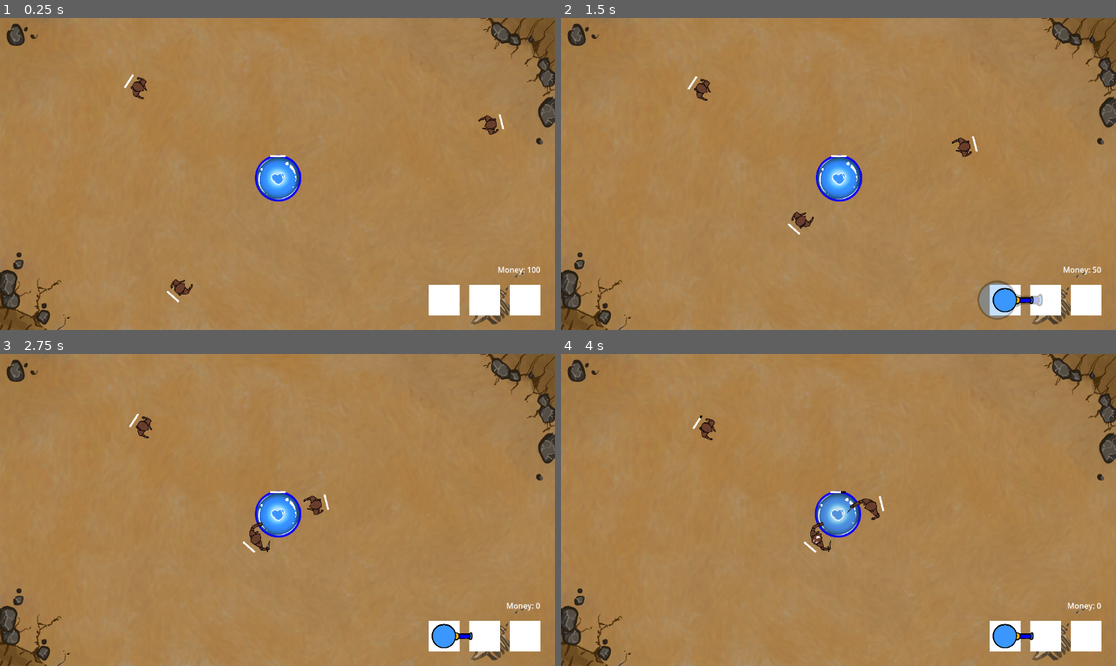
Above: before the commit, frames 1-4 (two rows, left to right).
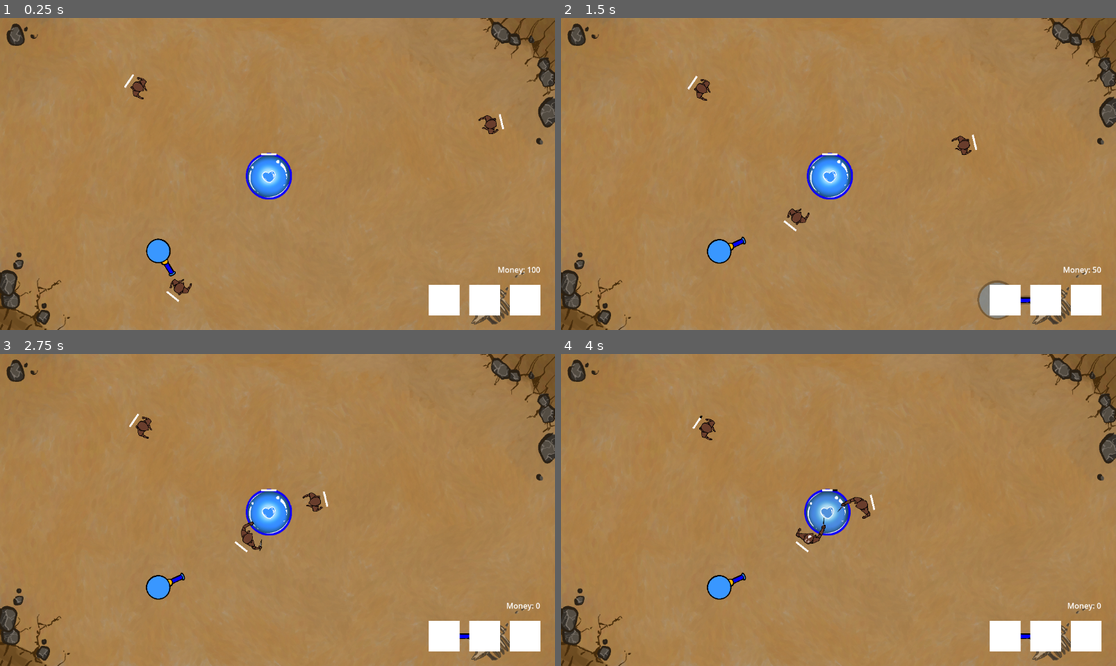
Above: after the commit, the same moments.

Repository: PNP-Gamejam/ggj2025-bubbles
Game: Godot game, scene res://main.tscn
The game is run twice, just before and just after one commit, with the same random seed, the same clock (stepped at 60 frames per second) and the same inputs.
Inputs (mouse positions are in pixels of both pictures, inside the frame that each line leads up to):
- Up to frame 1 (0.25 s): no input
- Up to frame 2 (1.5 s): click (1005, 298) at 0.5 s; click (1005, 298) at 1.25 s
- Up to frame 3 (2.75 s): click (444, 634) at 2 s
- Up to frame 4 (4 s): move the mouse to (705, 425) at 2.77 s; click (705, 425) at 2.85 s; move the mouse to (816, 538) at 3.52 s; click (816, 538) at 3.6 s

The runs differ from the first frame. In frame 1, 1.6% of the frame differs, in the area x 22-91%, y 18-92%; in frame 2, 2.3%, in the area x 22-87%, y 18-96%; in frame 3, 2.2%; in frame 4, 2.3%.

Commit message:
game over mechanic

Diff:
--- a/attacker.gd
+++ b/attacker.gd
@@ -21,6 +21,7 @@
 		return
 
 var _current_target: Attackable = null
+var _reset_target_callable: Callable = func(): pass
 @onready var _attack_timer: Timer = $AttackTimer
 
 
@@ -41,14 +42,15 @@
 	if area is Attackable:
 		_current_target = area
 		_attack_timer.start()
-		area.died.connect(func (): _current_target = null)
+		_reset_target_callable = func(): _current_target = null
+		area.died.connect(_reset_target_callable)
 
 
 func _on_area_exited(area: Area2D):
 	if area is not Attackable: return
 	area = area as Attackable
-	if area == current_target:
+	if area == _current_target:
 		_current_target = null
 		_attack_timer.stop()
-		for connection in area.died.get_connections():
-			area.died.disconnect(connection["callable"])
+		area.died.disconnect(_reset_target_callable)
+		_reset_target_callable = func(): pass
--- a/base.gd
+++ b/base.gd
@@ -1,4 +1,7 @@
+class_name Base
 extends Node2D
+
+signal died
 
 @export var hp := 10
 @onready var _attackable: Attackable = $Attackable
@@ -6,7 +9,9 @@
 
 func _ready() -> void:
 	_attackable.max_hp = hp
-	_attackable.died.connect(func(): print("game_over"))
+	_attackable.died.connect(func():
+		died.emit()
+	)
 	_attackable.hp_changed.connect(func():
 		if _attackable.hp > 0:
 			_shake()
@@ -14,12 +19,12 @@
 	)
 
 func _shake():
-	var origin = global_position
+	var origin = animated_sprite.position
 	var tween = get_tree().create_tween()
 	tween.tween_method(func(t):
-		global_position = origin + \
+		animated_sprite.position = origin + \
 			10 * pow(2, -.1*t) * sin(t)  * Vector2.RIGHT,
-		0, 10*PI, .5
+		0, 10 * PI, .5
 	)
-	tween.tween_callback(func(): global_position = origin)
+	tween.tween_callback(func(): animated_sprite.position = Vector2.ZERO)
 	tween.play()
--- a/main.gd
+++ b/main.gd
@@ -6,9 +6,14 @@
 
 var money := 100
 
+@onready var base: Base = $Base
 @onready var placeholder: Sprite2D = %Placeholder
+
 @onready var sentry_button: TextureButton = %SentryButton
 @onready var money_label: Label = %MoneyLabel
+@onready var game_over_panel: Panel = %GameOverPanel
+@onready var retry_button: Button = %RetryButton
+@onready var main_menu_button: Button = %MainMenuButton
 
 var on_click := func(): pass
 
@@ -21,7 +26,12 @@
 			placeholder.offset = Vector2(30, 0)
 			on_click = buy_and_place_sentry
 	)
-
+	base.died.connect(func():
+		GlobalBus.game_over.emit()
+		game_over_panel.show()
+	)
+	main_menu_button.pressed.connect(func(): get_tree().change_scene_to_file("res://main_menu/main.tscn"))
+	retry_button.pressed.connect(func(): get_tree().reload_current_scene())
 
 func _input(event: InputEvent) -> void:
 	if event.is_action_pressed("place_sentry"):
--- a/main.tscn
+++ b/main.tscn
@@ -1,10 +1,11 @@
-[gd_scene load_steps=12 format=3 uid="uid://dope7ywd57rhn"]
+[gd_scene load_steps=13 format=3 uid="uid://dope7ywd57rhn"]
 
 [ext_resource type="Script" path="res://main.gd" id="1_ac088"]
 [ext_resource type="PackedScene" uid="uid://cw557oc4ju5no" path="res://monster.tscn" id="1_vvtl6"]
 [ext_resource type="PackedScene" uid="uid://tbcd247fin7t" path="res://base.tscn" id="2_g7t2p"]
 [ext_resource type="Script" path="res://damage_clicker.gd" id="3_1wouj"]
 [ext_resource type="PackedScene" uid="uid://bohl7r3rctjnj" path="res://damage_stacker.tscn" id="4_n3h7q"]
+[ext_resource type="PackedScene" uid="uid://bmbew5t3hprmb" path="res://sentry.tscn" id="5_sykte"]
 [ext_resource type="Texture2D" uid="uid://8x2yqsh3qtf7" path="res://assets/Bg. jpg.jpg" id="6_x3iyv"]
 [ext_resource type="Script" path="res://placeholder.gd" id="7_ttnha"]
 
@@ -24,8 +25,12 @@
 [node name="Main" type="Node2D"]
 script = ExtResource("1_ac088")
 
+[node name="Camera2D" type="Camera2D" parent="."]
+position = Vector2(609, 288)
+zoom = Vector2(0.5, 0.5)
+
 [node name="Base" parent="." instance=ExtResource("2_g7t2p")]
-position = Vector2(611, 306)
+position = Vector2(573, 298)
 
 [node name="Monster" parent="." instance=ExtResource("1_vvtl6")]
 position = Vector2(33, -71)
@@ -42,16 +47,25 @@
 script = ExtResource("3_1wouj")
 DAMAGE_STACKER = ExtResource("4_n3h7q")
 
-[node name="UI" type="CanvasLayer" parent="."]
+[node name="BG" type="CanvasLayer" parent="."]
 layer = -1
 
-[node name="BG" type="TextureRect" parent="UI"]
+[node name="BG" type="TextureRect" parent="BG"]
+z_index = -1
 anchors_preset = 15
 anchor_right = 1.0
 anchor_bottom = 1.0
 grow_horizontal = 2
 grow_vertical = 2
 texture = ExtResource("6_x3iyv")
+
+[node name="Placeholder" type="Sprite2D" parent="BG"]
+unique_name_in_owner = true
+modulate = Color(1, 1, 1, 0.286275)
+scale = Vector2(0.5, 0.5)
+script = ExtResource("7_ttnha")
+
+[node name="UI" type="CanvasLayer" parent="."]
 
 [node name="UI" type="Control" parent="UI"]
 layout_mode = 3
@@ -99,12 +113,56 @@
 layout_mode = 2
 texture = SubResource("GradientTexture2D_34c6i")
 
-[node name="Placeholder" type="Sprite2D" parent="UI"]
+[node name="GameOverPanel" type="Panel" parent="UI"]
 unique_name_in_owner = true
-modulate = Color(1, 1, 1, 0.286275)
-scale = Vector2(0.5, 0.5)
-script = ExtResource("7_ttnha")
+process_mode = 3
+visible = false
+anchors_preset = 15
+anchor_right = 1.0
+anchor_bottom = 1.0
+offset_left = 326.0
+offset_top = 137.0
+offset_right = -326.0
+offset_bottom = -137.0
+grow_horizontal = 2
+grow_vertical = 2
 
-[node name="Camera2D" type="Camera2D" parent="."]
-position = Vector2(609, 288)
-zoom = Vector2(0.5, 0.5)
+[node name="Label" type="Label" parent="UI/GameOverPanel"]
+layout_mode = 1
+anchors_preset = 10
+anchor_right = 1.0
+offset_top = 13.0
+offset_bottom = 36.0
+grow_horizontal = 2
+theme_override_font_sizes/font_size = 32
+text = "Game over"
+horizontal_alignment = 1
+
+[node name="HBoxContainer" type="VBoxContainer" parent="UI/GameOverPanel"]
+layout_mode = 1
+anchors_preset = 7
+anchor_left = 0.5
+anchor_top = 1.0
+anchor_right = 0.5
+anchor_bottom = 1.0
+offset_left = -75.0
+offset_top = -98.0
+offset_right = 75.0
+offset_bottom = -32.0
+grow_horizontal = 2
+grow_vertical = 0
+alignment = 1
+metadata/_edit_use_anchors_ = true
+
+[node name="RetryButton" type="Button" parent="UI/GameOverPanel/HBoxContainer"]
+unique_name_in_owner = true
+layout_mode = 2
+text = "Retry"
+
+[node name="MainMenuButton" type="Button" parent="UI/GameOverPanel/HBoxContainer"]
+unique_name_in_owner = true
+layout_mode = 2
+text = "Main Menu"
+
+[node name="Sentry" parent="." instance=ExtResource("5_sykte")]
+position = Vector2(115, 609)
--- a/monster.gd
+++ b/monster.gd
@@ -22,10 +22,12 @@
 		await get_tree().create_timer(3.0).timeout
 		queue_free()
 	)
-	#_attackable.hp_changed.connect(func(): print("%s current hp %d" % [name, _attackable.hp]))
 	if _attackable.input_pickable:
 		_attackable.input_event.connect(_on_input_event)
-
+	GlobalBus.game_over.connect(func():
+		animated_sprite.play("default")
+		set_process(false)
+	)
 
 func _on_input_event(viewport: Node, event: InputEvent, shape_idx: int):
 	if event is InputEventMouseButton:
--- a/monster.tscn
+++ b/monster.tscn
@@ -6,6 +6,7 @@
 [ext_resource type="PackedScene" uid="uid://4u16gdplxy4l" path="res://attacker.tscn" id="4_4fcf1"]
 [ext_resource type="Texture2D" uid="uid://l3u0t62x3lyj" path="res://assets/Skinny action 2.png" id="4_d0xsd"]
 [ext_resource type="PackedScene" uid="uid://jw5bme151i83" path="res://hp_bar.tscn" id="4_xktl5"]
+[ext_resource type="Texture2D" uid="uid://c42a4jbx52rpk" path="res://assets/Skinny stand act.png" id="5_0gn5e"]
 [ext_resource type="Shader" path="res://resources/hp_bar.gdshader" id="5_3uyto"]
 [ext_resource type="Texture2D" uid="uid://c4bafeqxdpq70" path="res://assets/Skinny death.png" id="5_ditji"]
 [ext_resource type="Texture2D" uid="uid://fjlecymmf4un" path="res://assets/Skinny walk 1 act.png" id="6_jw6hh"]
@@ -30,6 +31,14 @@
 }],
 "loop": true,
 "name": &"death",
+"speed": 5.0
+}, {
+"frames": [{
+"duration": 1.0,
+"texture": ExtResource("5_0gn5e")
+}],
+"loop": true,
+"name": &"default",
 "speed": 5.0
 }, {
 "frames": [{
@@ -65,7 +74,7 @@
 position = Vector2(-7, 34)
 scale = Vector2(0.5, 0.5)
 sprite_frames = SubResource("SpriteFrames_qtkff")
-animation = &"attack"
+autoplay = "default"
 
 [node name="Attackable" parent="." instance=ExtResource("3_evpw1")]
 collision_layer = 2
--- a/scripts/global_bus.gd
+++ b/scripts/global_bus.gd
@@ -1,3 +1,4 @@
 extends Node
 
 signal money_dropped(amount: float)
+signal game_over
--- a/settings.cfg
+++ b/settings.cfg
@@ -1,10 +1,10 @@
 [VIDEO]
 
-Resolution=Vector2i(1024, 768)
+Resolution=Vector2i(1152, 648)
 vsync=0
-"Window Mode"=Vector2i(1024, 768)
-"Color blind"=Vector2i(1024, 768)
-Graphics=Vector2i(1024, 768)
+"Window Mode"=Vector2i(1152, 648)
+"Color blind"=Vector2i(1152, 648)
+Graphics=Vector2i(1152, 648)
 
 [audio]
 
Not shown: 1 places in monster.tscn that only renumber resources
